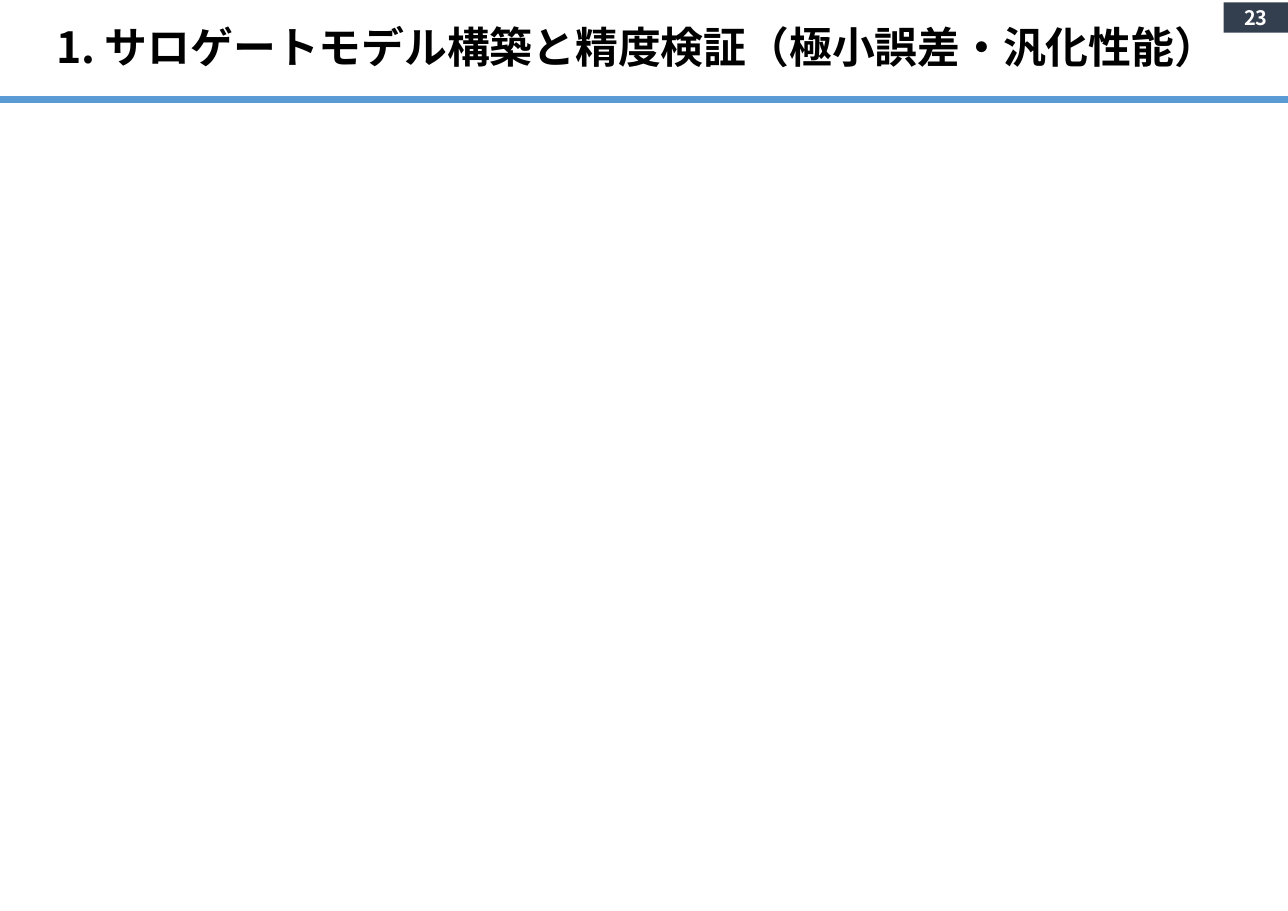
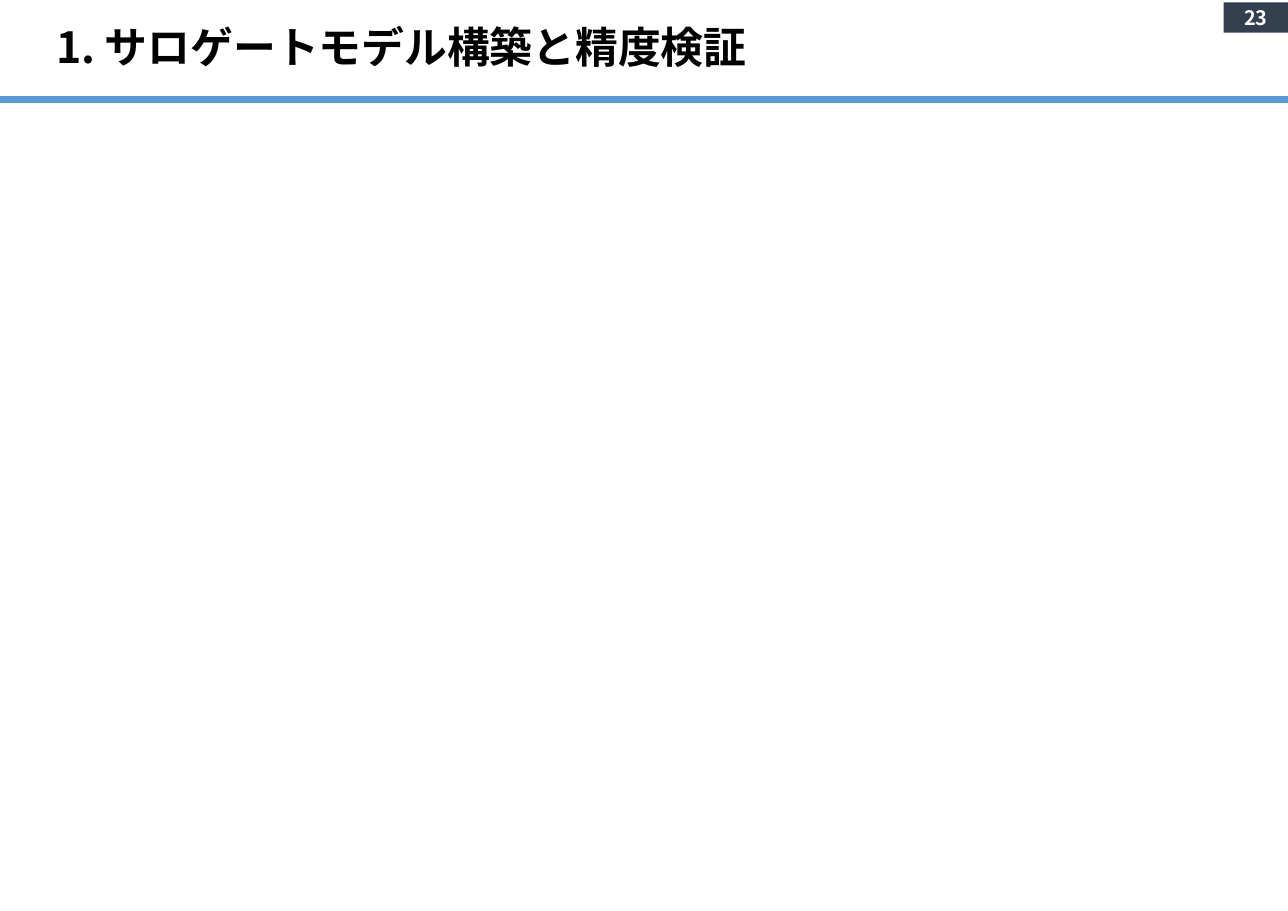
Before and after one commit to yanase1147/GSA-02, a slide deck: slide 23 of Study Outline.pptx. Drawn at 1288x911 pixels with LibreOffice and Linux fonts; fonts in the diff are those of the drawing; grey boxes stand for pictures. Boxes give left, top, right and bottom in pixels: in the first picture for what was removed or moved away, otherwise in the second. Text is boxed around its words. In the diff, an @@ line names an element or a change of style, - is before the commit and + after.

```diff
--- a/Study Outline.pptx
+++ b/Study Outline.pptx
@@ title at box(56, 26, 747, 67): text changed @@
-1. サロゲートモデル構築と精度検証（極小誤差・汎化性能）
+1. サロゲートモデル構築と精度検証
```
Also in this commit, not shown: 15 other slides changed.
